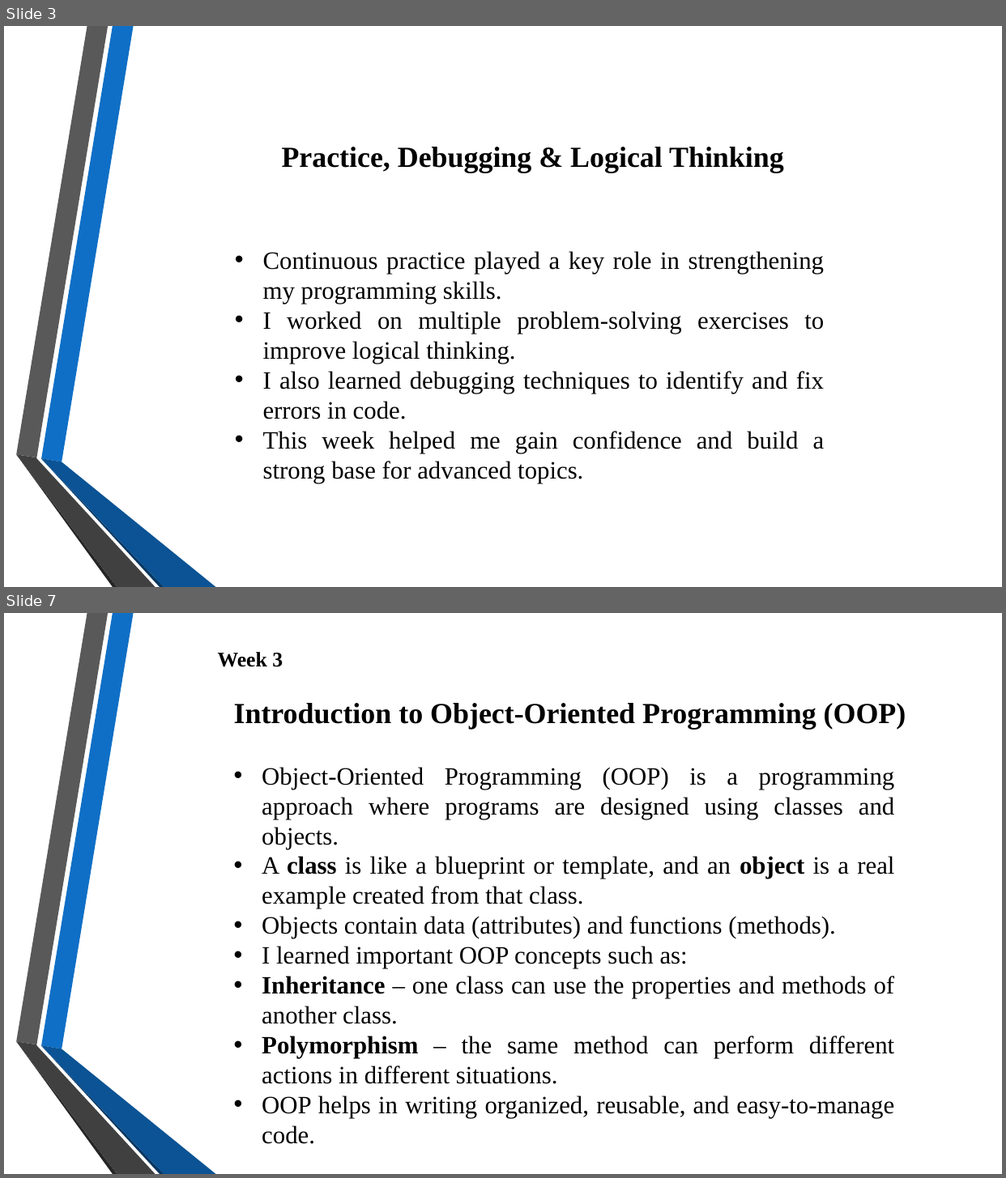
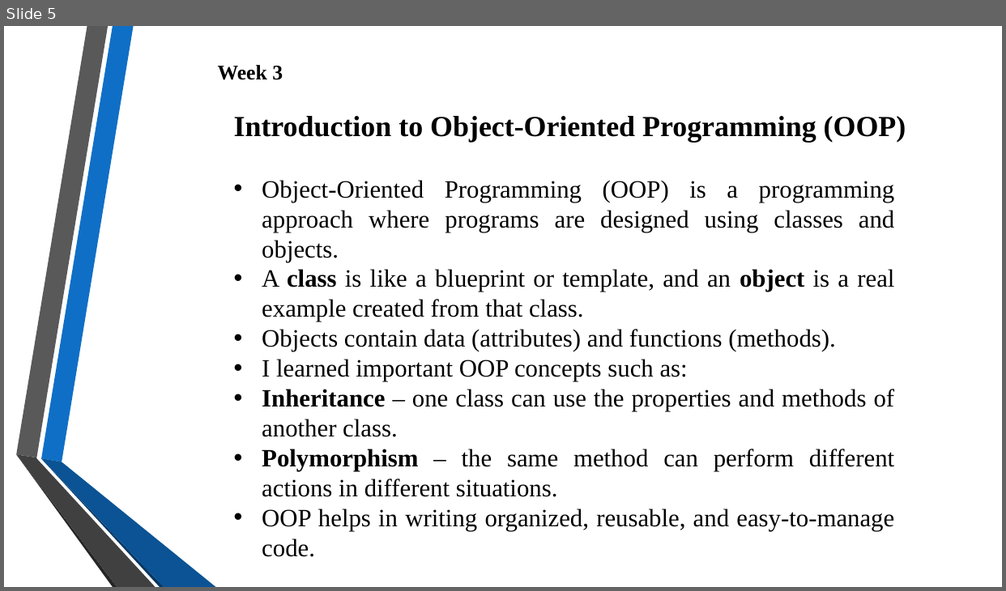
Before and after one commit to VaishnaviJadhav350/intern, a slide deck: Presentation 1 to 8.pptx. Shown one above the other, each under a label of ours: slides 3 and 7 before the commit, slide 5 after it; the slides between them are not shown. The pictures are 1006x1178 and 1006x591 pixels, drawn with LibreOffice and Linux fonts; fonts in the diff are those of the drawing; background and template pictures are left out. Boxes give left, top, right and bottom in pixels: in the first picture for what was removed or moved away, otherwise in the second. Text is boxed around its words. In the diff, an @@ line names an element or a change of style, - is before the commit and + after.

```diff
--- a/Presentation 1 to 8.pptx
+++ b/Presentation 1 to 8.pptx
@@ slide 3 removed at [4, 26, 1002, 587], background picture (left out); not listed: 6 template elements that a slide beside it also shows @@
@@ text removed at [282, 147, 784, 173] @@
-Practice, Debugging & Logical Thinking
@@ text removed at [263, 251, 825, 484] @@
-• Continuous practice played a key role in strengthening my programming skills.
-• I worked on multiple problem-solving exercises to improve logical thinking.
-• I also learned debugging techniques to identify and fix errors in code.
-• This week helped me gain confidence and build a strong base for advanced topics.
@@ what was slide 7 is now slide 5 @@
```
Also in this commit, not shown: 2 slides changed, 13 slides added, 5 other slides removed, 6 other files.
